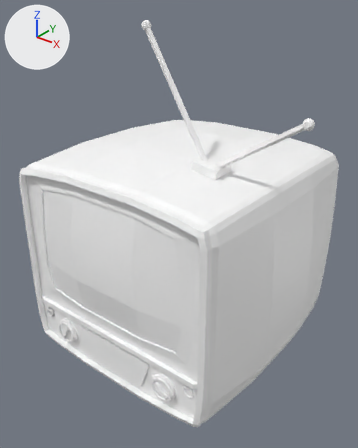
What one commit did to the FBX model Global Game Jam 2020/Assets/Meshes/tv_2_stories_mesh.fbx.
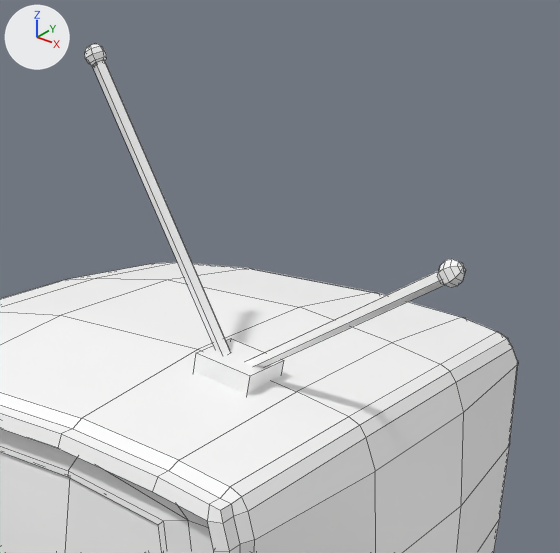
Old and new are each drawn whole from a 50 mm lens placed at (0.0092, -0.0598, 0.0835), pointed at (-0.0537, 0.0188, 0.0348) and again close up on the part from 29% to 100% of the width and 0% to 56% of the height. Every picture has the same lights, and +X, +Y and +Z are marked at upper left. The close-ups show mesh edges as thin lines. Where no turn or scale is listed for an object, it has been applied to the vertices. Vertices at the same position are counted once.

The older version as bpy lines, for what is in view:
```python
me_mesh = bpy.data.meshes.new('Mesh')
me_mesh.from_pydata(...)  # 803 vertices, 830 faces; spans x -0.0303..0.0303, y -0.0281..0.0281, z -0.0371..0.0371
me_mesh.materials.append(mat_tvmat)  # its picture is missing
ob_tv_pcube7 = bpy.data.objects.new('tv_pCube7', me_mesh)
ob_tv_pcube7.location = (-0.0521, 0.0235, 0.0404)
```
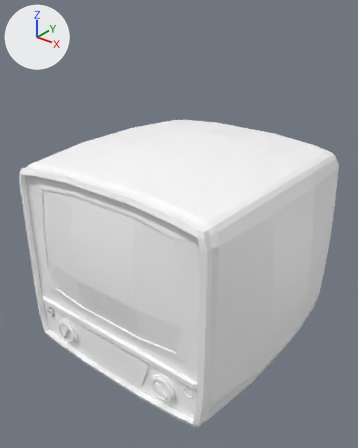
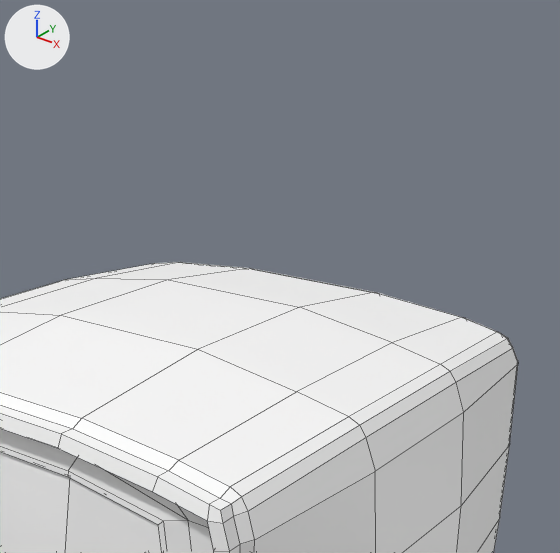
Where the newer file only moved an object's origin or applied its transform, the numbers keep the older frame.

What changed in the scene script:
```text
Change me_mesh:
    where me_mesh.from_pydata(...)  # 803 vertices, 830 faces; spans x -0.0303..0.0303, y -0.0281..0.0281, z -0.0371..0.0371
    used by ob_tv_pcube7; location = (-0.0521, 0.0235, 0.0404)
    me_mesh part 1: the loose piece of 32 vertices spanning x 0.0282..0.0303, y -0.0117..-0.01, z 0.0222..0.0242 is deleted
    me_mesh part 2: the loose piece of 32 vertices spanning x -0.0053..-0.0034, y -0.0117..-0.01, z 0.0352..0.0371 is deleted
    me_mesh part 3: the loose piece of 12 vertices spanning x 0.0117..0.0292, y -0.0114..-0.0103, z 0.0118..0.0234 is deleted
    me_mesh part 4: the loose piece of 12 vertices spanning x -0.0044..0.0102, y -0.0114..-0.0103, z 0.0126..0.0359 is deleted
    me_mesh part 5: the loose piece of 8 vertices spanning x 0.0073..0.0139, y -0.0132..-0.0082, z 0.0058..0.0135 is deleted
```

Pixel boxes (x1, y1, x2, y2) of what changed, in the close-ups (560 x 553 px):
'tv_pCube7', reshaped
    before: (0, 43, 518, 553)
    after: (0, 262, 518, 553)
part 1 of me_mesh, deleted
    before: (437, 259, 466, 287)
part 2 of me_mesh, deleted
    before: (85, 43, 106, 66)
part 3 of me_mesh, deleted
    before: (245, 271, 444, 367)
part 4 of me_mesh, deleted
    before: (93, 59, 231, 353)
part 5 of me_mesh, deleted
    before: (194, 339, 284, 395)
